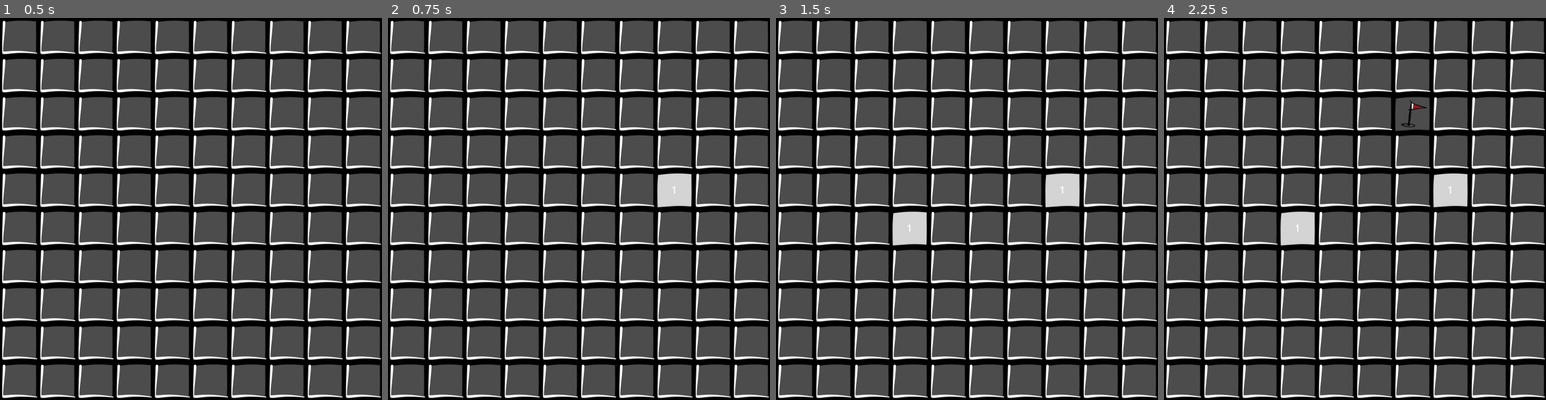
Above: before the commit, frames 1-4 (left to right).
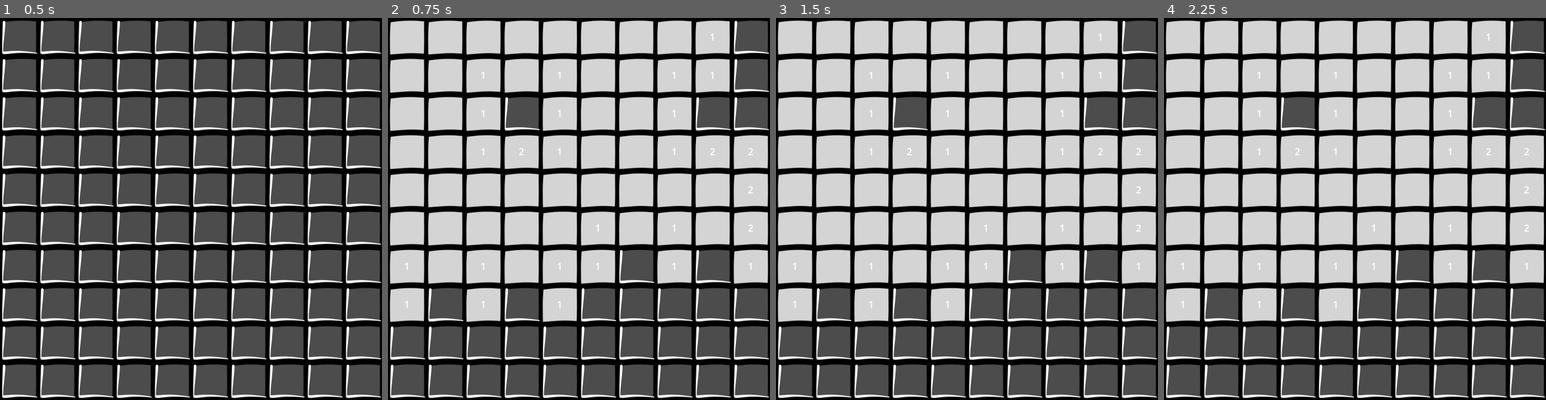
Above: after the commit, the same moments.

Repository: anonlatte/Minesweeper_1
Game: Godot game, scene res://Main.tscn
The game is run twice, just before and just after one commit, with the same random seed, the same clock (stepped at 60 frames per second) and the same inputs.
Inputs (mouse positions are in pixels of both pictures, inside the frame that each line leads up to):
- Up to frame 1 (0.5 s): no input
- Up to frame 2 (0.75 s): tap Enter at 0.5 s; move the mouse to (663, 189) at 0.52 s; press the mouse at (663, 189) at 0.53 s
- Up to frame 3 (1.5 s): tap Space at 1.25 s; move the mouse to (890, 228) at 1.27 s; release the mouse at (890, 228) at 1.28 s; click (890, 228) at 1.35 s
- Up to frame 4 (2.25 s): tap Enter at 2 s; move the mouse to (1393, 124) at 2.02 s; hold Right mouse button (right_click) from 2.03 s (still down)

Frame 1 is identical in both runs. In frame 2, 50% of the frame differs, in the area x 0-100%, y 0-80%; in frame 3, 49%; in frame 4, 49%.

Commit message:
Uncover neighbour empty cells

Diff:
--- a/Tile.gd
+++ b/Tile.gd
@@ -7,6 +7,7 @@
 func set_bomb():
 	is_mine = true
 	$Bomb.show()
+	$Label.hide()
 
 func uncover():
 	if flagged == false:
@@ -18,6 +19,10 @@
 				count_surrounds +=1
 		if count_surrounds > 0:
 			$Label.text = str(count_surrounds)
+		else:
+			for tile in get_surrounds():
+				if tile.is_covered:
+					tile.uncover()
 
 func count_surrounds():
 	var count: int = 0
--- a/Tile.tscn
+++ b/Tile.tscn
@@ -28,7 +28,6 @@
 offset_bottom = 64.0
 grow_horizontal = 2
 grow_vertical = 2
-text = "1"
 horizontal_alignment = 1
 vertical_alignment = 1
 
